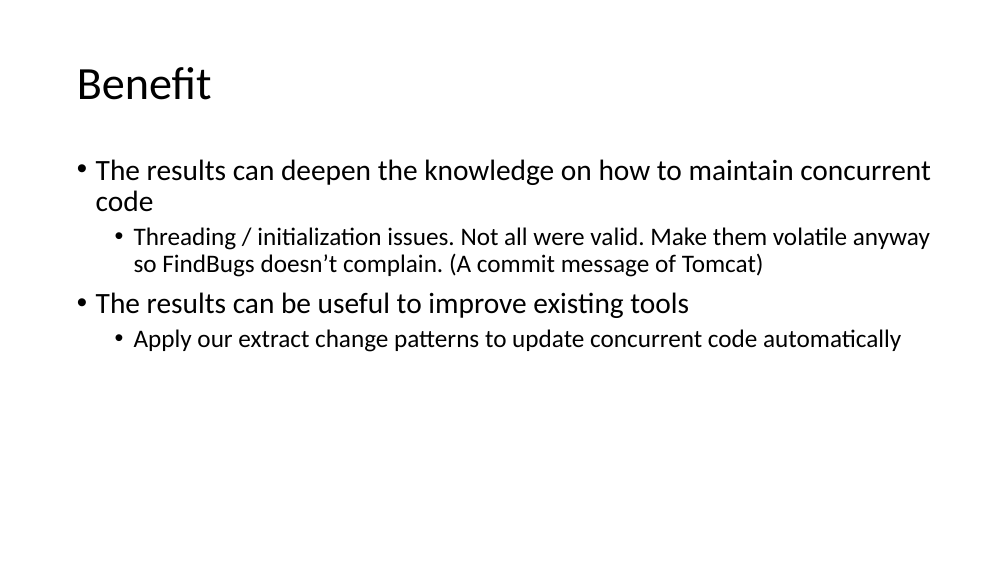
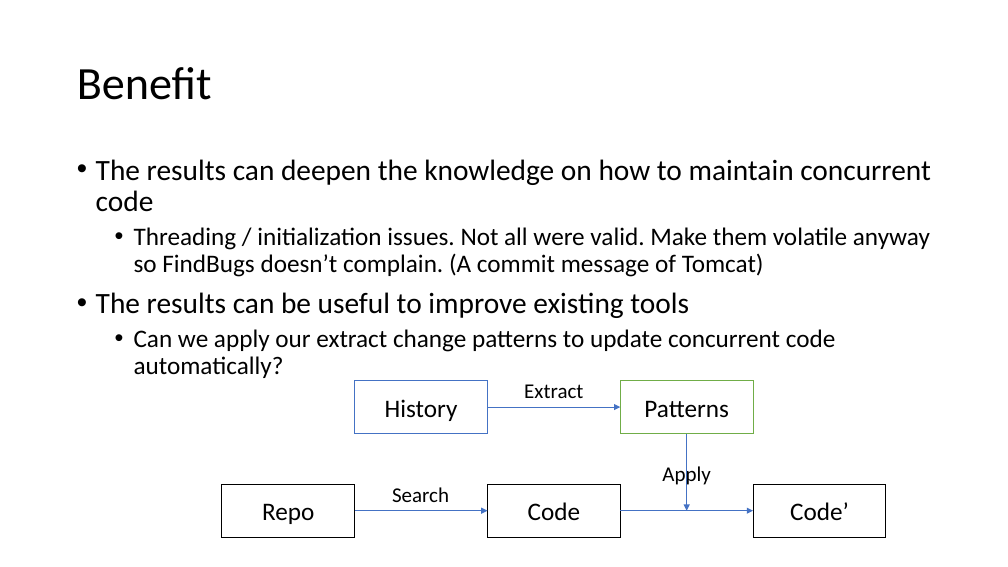
Before and after one commit to qwordy/Research, a slide deck: slide 5 of ppt/How do Programmers Maintain Concurrent Code.pptx. Drawn at 1008x567 pixels with LibreOffice and Linux fonts; fonts in the diff are those of the drawing. Boxes give left, top, right and bottom in pixels: in the first picture for what was removed or moved away, otherwise in the second. Text is boxed around its words. In the diff, an @@ line names an element or a change of style, - is before the commit and + after.

Commit message:
yfy

```diff
--- a/ppt/How do Programmers Maintain Concurrent Code.pptx
+++ b/ppt/How do Programmers Maintain Concurrent Code.pptx
@@ text at (x1=134, y1=329, x2=836, y2=378): text changed @@
-  • Apply our extract change patterns to update concurrent code automatically
+  • Can we apply our extract change patterns to update concurrent code automatically?
@@ group added at (x1=222, y1=380, x2=886, y2=538): 5 rectangles, 4 arrows, 3 texts @@
+History
+Patterns
+Code
+Code’
+Extract
+Apply
+Repo
+Search
```
Also in this commit, not shown: 12 other slides changed, 7 slides added.
